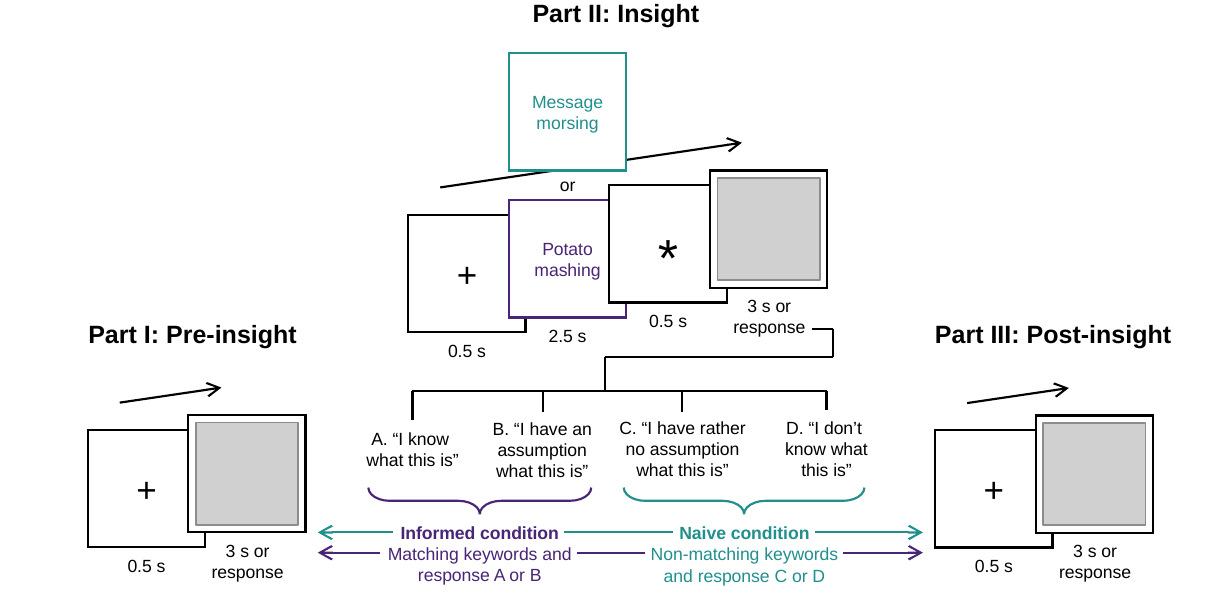
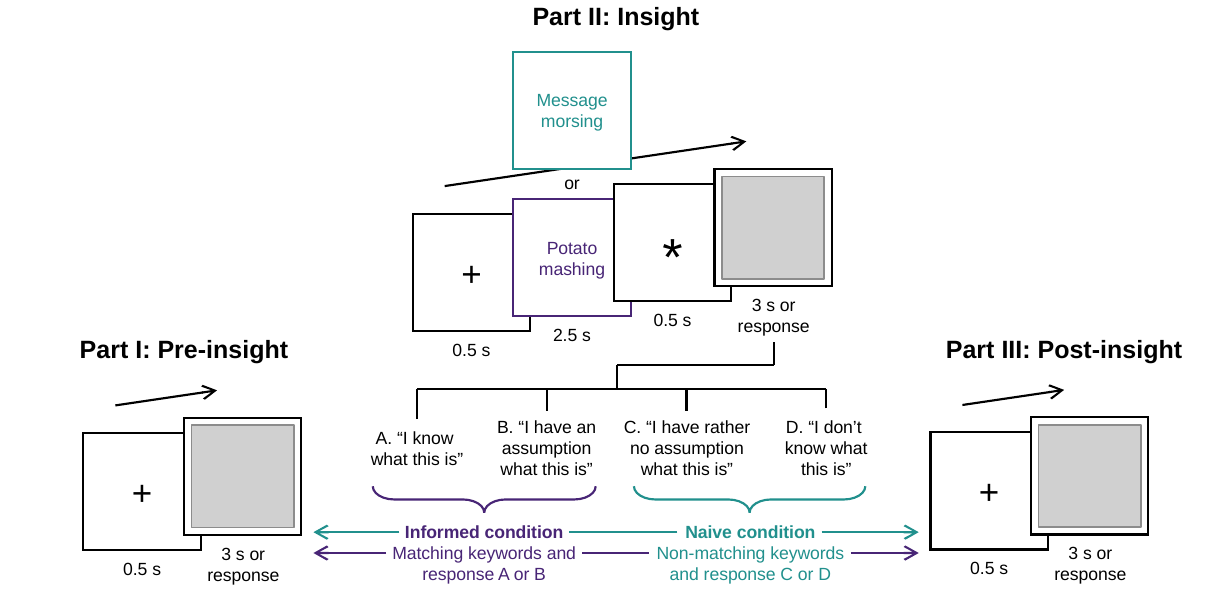
Before and after one commit to alexenge/aha, a slide deck: slide 1 of analysis/manuscript_files/figure-1a.pptx. Drawn at 1232x616 pixels with LibreOffice and Linux fonts; fonts in the diff are those of the drawing; grey boxes stand for pictures. Boxes give left, top, right and bottom in pixels: in the first picture for what was removed or moved away, otherwise in the second. Text is boxed around its words. In the diff, an @@ line names an element or a change of style, - is before the commit and + after.

Commit message:
update plots, change condition names

```diff
--- a/analysis/manuscript_files/figure-1a.pptx
+++ b/analysis/manuscript_files/figure-1a.pptx
@@ text "Part II: Insight": place and size @@
-text "Part II: Insight" at bbox=[533, 4, 699, 27]
+text "Part II: Insight" at bbox=[533, 7, 699, 31]
@@ text "Part I: Pre-insight": place and size @@
-text "Part I: Pre-insight" at bbox=[88, 325, 297, 349]
+text "Part I: Pre-insight" at bbox=[80, 340, 289, 364]
@@ line removed from (812, 329) to (833, 329) @@
@@ text "Part III: Post-insight": place and size @@
-text "Part III: Post-insight" at bbox=[935, 325, 1172, 349]
+text "Part III: Post-insight" at bbox=[946, 340, 1183, 364]
@@ line moved from (833, 329) - (833, 357) to (773, 366) - (773, 343) @@
@@ line moved from (606, 357) - (606, 391) to (618, 388) - (618, 365) @@
@@ line moved from (833, 357) - (606, 357) to (773, 365) - (618, 365) @@
@@ 2 pictures, 2 texts, 1 rectangle, 1 arrow: place and size @@
-2 pictures, 2 texts, 1 rectangle, 1 arrow at bbox=[88, 388, 1146, 582]
+2 pictures, 2 texts, 1 rectangle, 1 arrow at bbox=[83, 391, 1141, 585]
@@ 2 texts, 2 rectangles, 1 arrow: place and size @@
-2 texts, 2 rectangles, 1 arrow at bbox=[936, 388, 1154, 582]
+2 texts, 2 rectangles, 1 arrow at bbox=[931, 390, 1149, 584]
@@ left brace: place and size @@
-left brace at bbox=[624, 488, 865, 514]
+left brace at bbox=[635, 486, 866, 513]
@@ arrow moved from (393, 532) - (318, 532) to (399, 532) - (313, 532) @@
@@ arrow moved from (816, 532) - (924, 532) to (822, 532) - (919, 532) @@
@@ arrow moved from (380, 553) - (318, 553) to (387, 553) - (313, 553) @@
@@ 10 texts, 6 lines, 4 rectangles, 1 arrow, 1 left brace: place and size @@
-10 texts, 6 lines, 4 rectangles, 1 arrow, 1 left brace at bbox=[366, 53, 838, 586]
+10 texts, 6 lines, 4 rectangles, 1 arrow, 1 left brace at bbox=[371, 52, 844, 584]
@@ arrow moved from (844, 553) - (924, 553) to (852, 553) - (919, 553) @@
```
Also in this commit, not shown: 18 other files.
